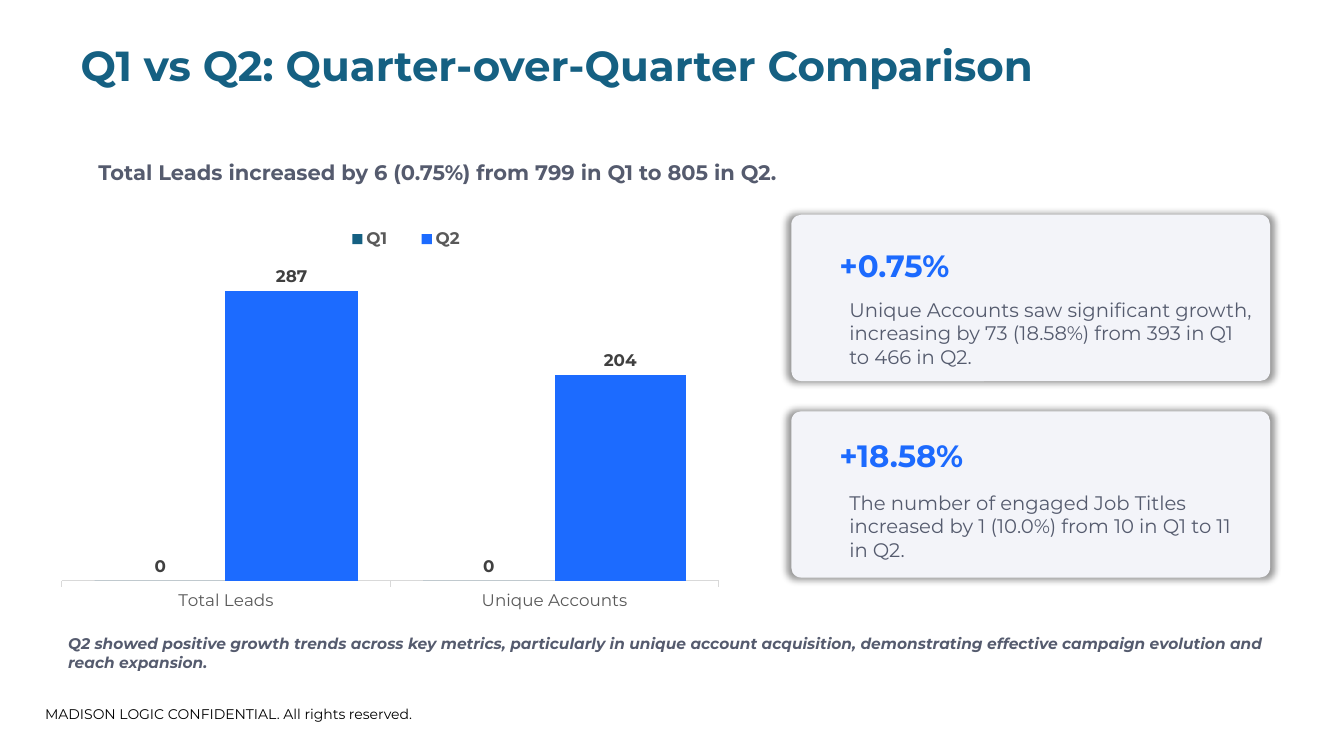
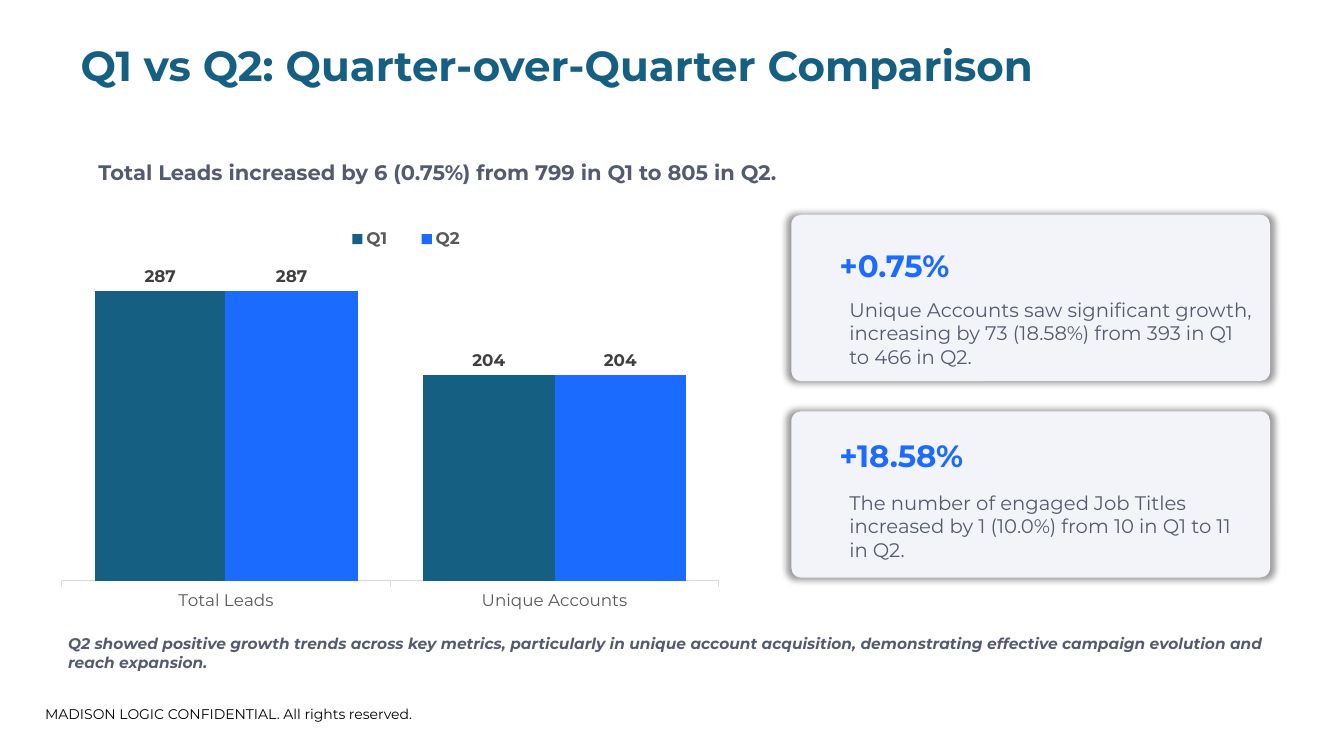
Before and after one commit to riteshm321/qbr-framework, a slide deck: slide 10 of output/Generated_QBR.pptx. Drawn at 1344x756 pixels with LibreOffice and Linux fonts; fonts in the diff are those of the drawing; background and template pictures are left out. Boxes give left, top, right and bottom in pixels: in the first picture for what was removed or moved away, otherwise in the second. Text is boxed around its words. In the diff, an @@ line names an element or a change of style, - is before the commit and + after.

```diff
--- a/output/Generated_QBR.pptx
+++ b/output/Generated_QBR.pptx
@@ column chart at [48, 219, 733, 654] @@
@@ Q1, Total Leads: 0 to 287 @@
@@ Q1, Unique Accounts: 0 to 204 @@
```
Also in this commit, not shown: 4 other slides changed, 8 other files.
